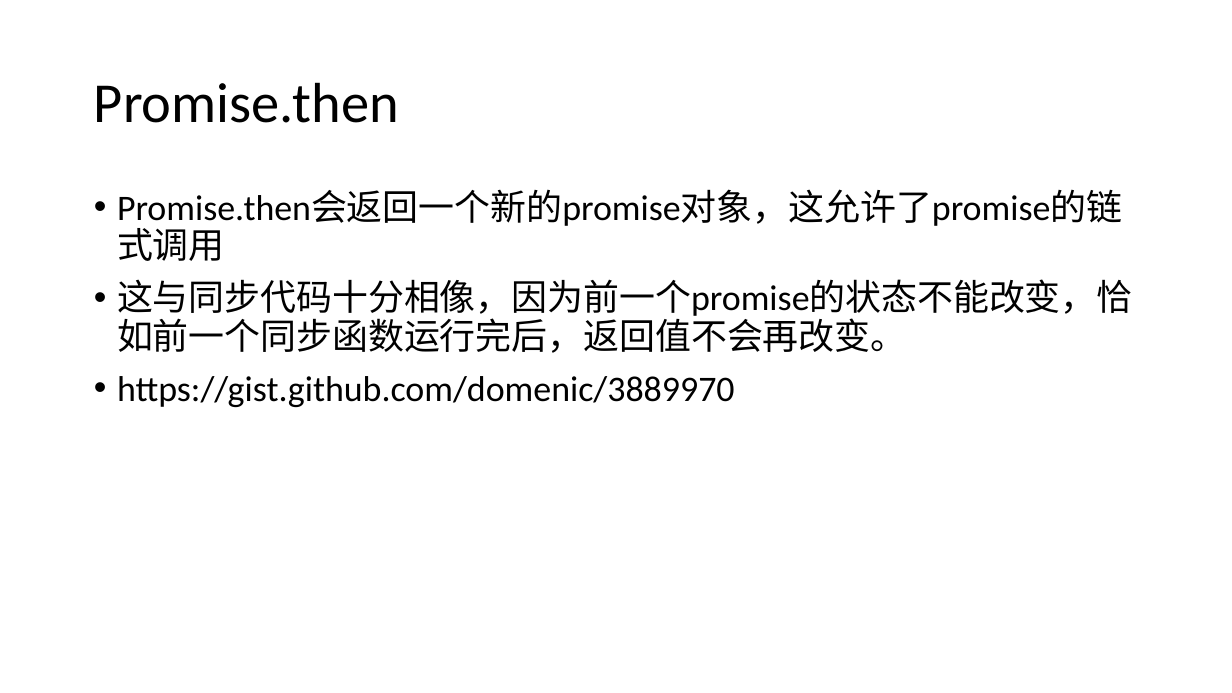
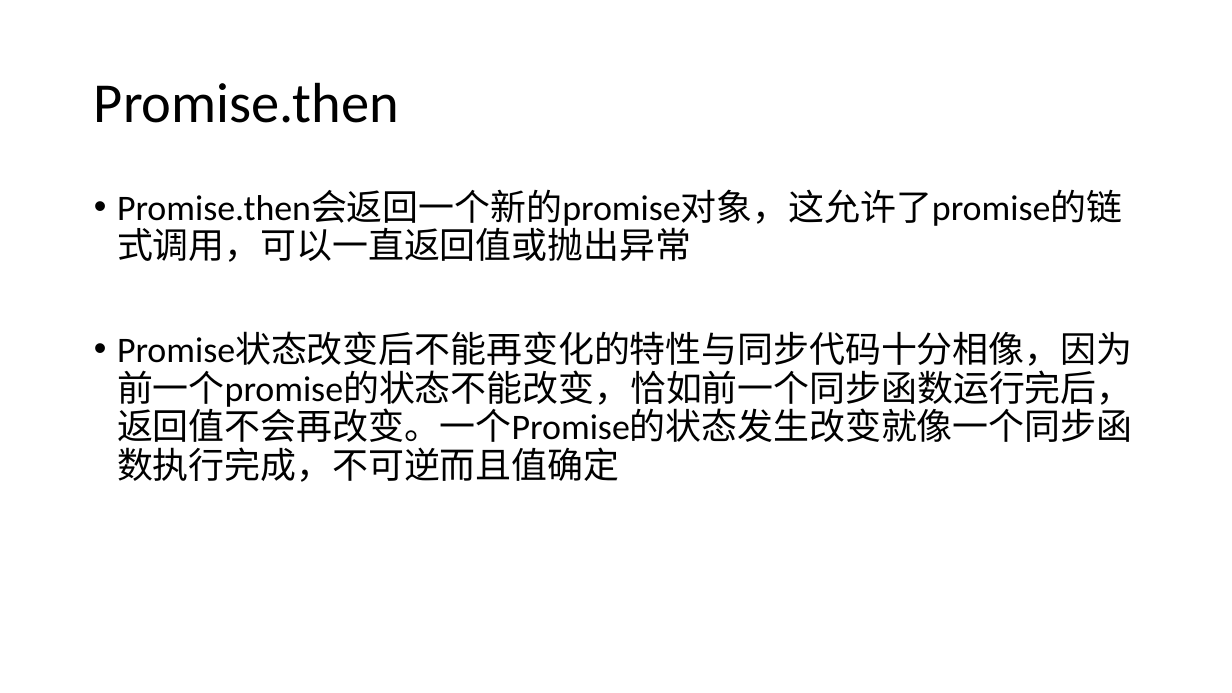
Before and after one commit to WHITE-ILMARE/Technique-Share, a slide deck: slide 21 of Deep Digging in Browser.pptx (slide 16 before the commit). Drawn at 1232x693 pixels with LibreOffice and Linux fonts; fonts in the diff are those of the drawing. Boxes give left, top, right and bottom in pixels: in the first picture for what was removed or moved away, otherwise in the second. Text is boxed around its words. In the diff, an @@ line names an element or a change of style, - is before the commit and + after.

```diff
--- a/Deep Digging in Browser.pptx
+++ b/Deep Digging in Browser.pptx
@@ text at (x1=117, y1=190, x2=1133, y2=482): text changed @@
-• Promise.then会返回一个新的promise对象，这允许了promise的链式调用
-• 这与同步代码十分相像，因为前一个promise的状态不能改变，恰如前一个同步函数运行完后，返回值不会再改变。
-• https://gist.github.com/domenic/3889970
+• Promise.then会返回一个新的promise对象，这允许了promise的链式调用，可以一直返回值或抛出异常
+• Promise状态改变后不能再变化的特性与同步代码十分相像，因为前一个promise的状态不能改变，恰如前一个同步函数运行完后，返回值不会再改变。一个Promise的状态发生改变就像一个同步函数执行完成，不可逆而且值确定
```
Also in this commit, not shown: 3 other slides changed, 3 slides added, 1 slide removed.
